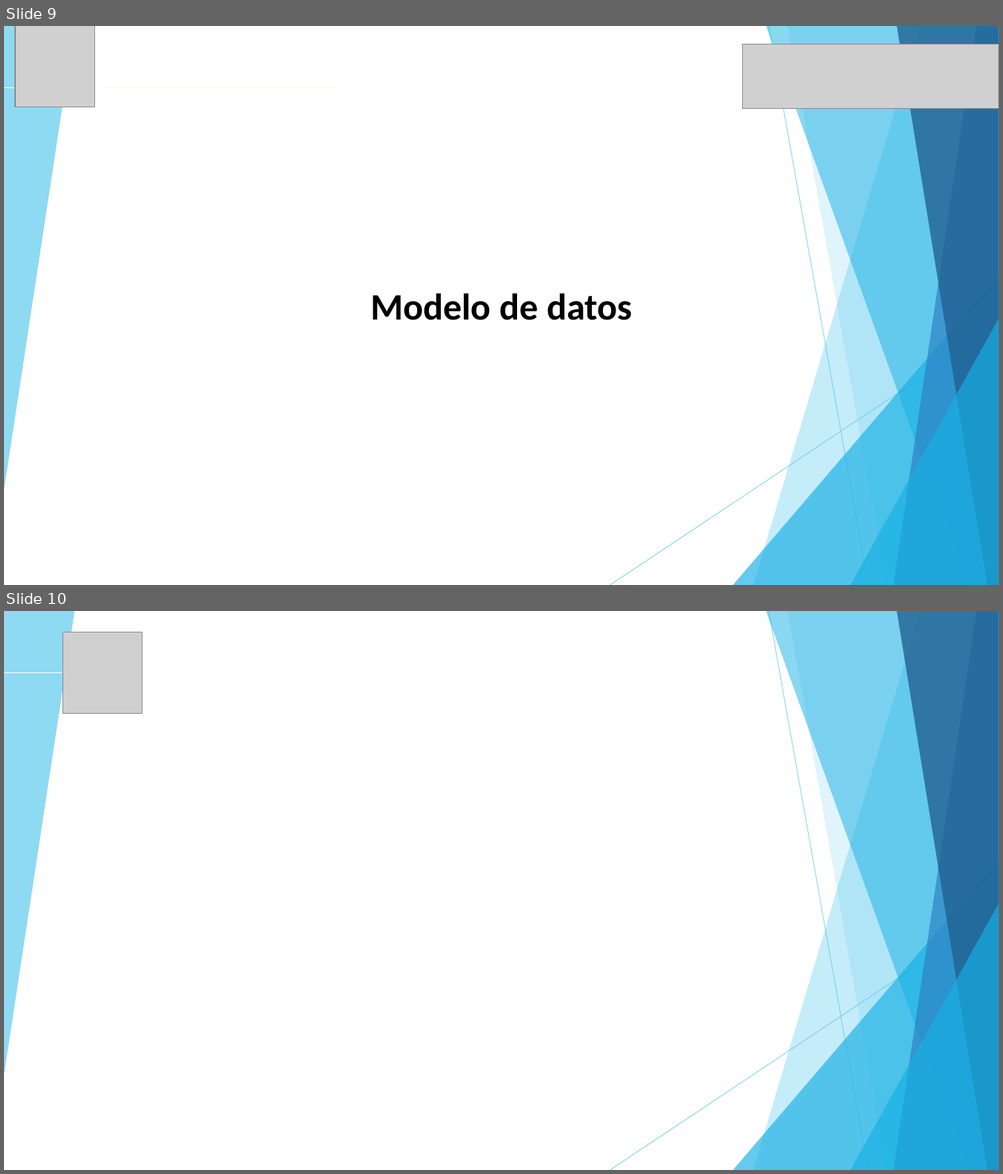
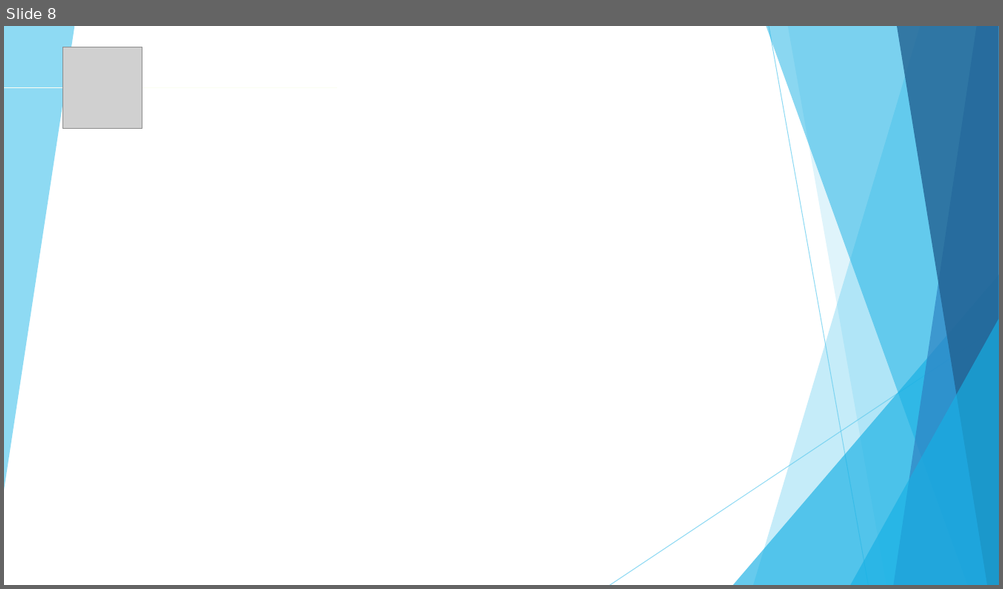
Before and after one commit to almoyaa/capstone, a slide deck: Fase 2/Presentación Proyecto (1) (1).pptx. Shown one above the other, each under a label of ours: slides 9 and 10 before the commit, slide 8 after it. The pictures are 1003x1174 and 1003x589 pixels, drawn with LibreOffice and Linux fonts; fonts in the diff are those of the drawing; grey boxes stand for pictures; background and template pictures are left out. Boxes give left, top, right and bottom in pixels: in the first picture for what was removed or moved away, otherwise in the second. Text is boxed around its words. In the diff, an @@ line names an element or a change of style, - is before the commit and + after.

```diff
--- a/Fase 2/Presentación Proyecto (1) (1).pptx
+++ b/Fase 2/Presentación Proyecto (1) (1).pptx
@@ slide 9 removed at box(4, 26, 999, 585), background #FFFFFF; not listed: 10 template elements that a slide beside it also shows @@
@@ picture removed at box(15, 26, 95, 107) @@
@@ picture removed at box(743, 44, 999, 108) @@
@@ line removed from (4, 88) to (338, 88) @@
@@ text removed at box(370, 293, 632, 321) @@
-Modelo de datos
@@ what was slide 10 is now slide 8 @@
```
Also in this commit, not shown: 1 slide changed, 4 slides added, 3 other slides removed, 6 other files.
